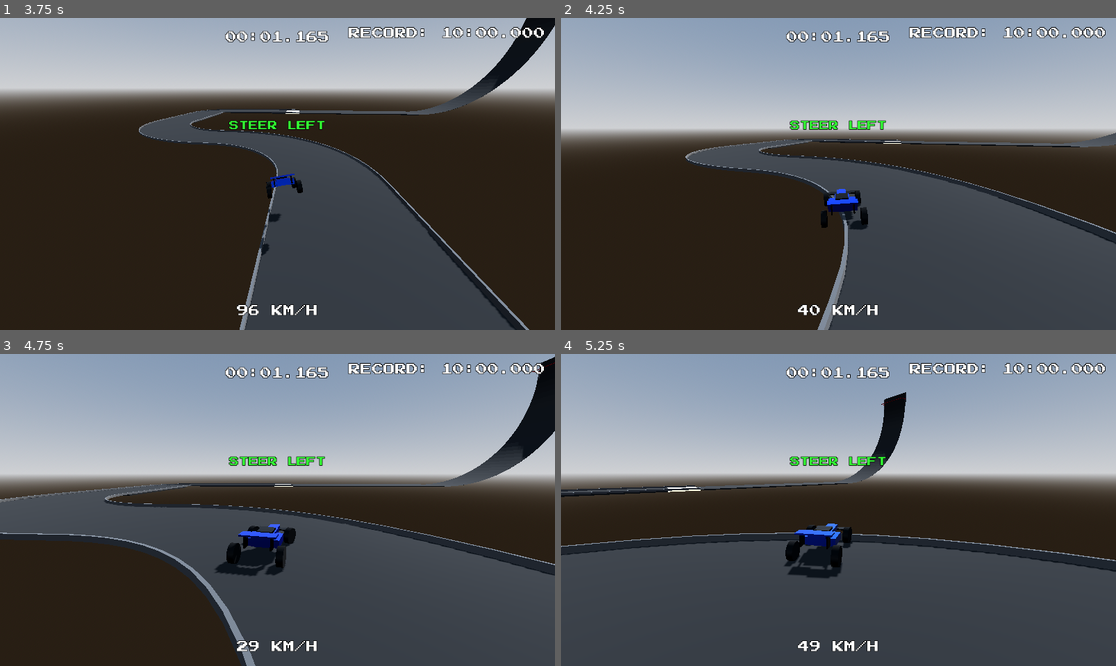
Above: before the commit, frames 1-4 (two rows, left to right).
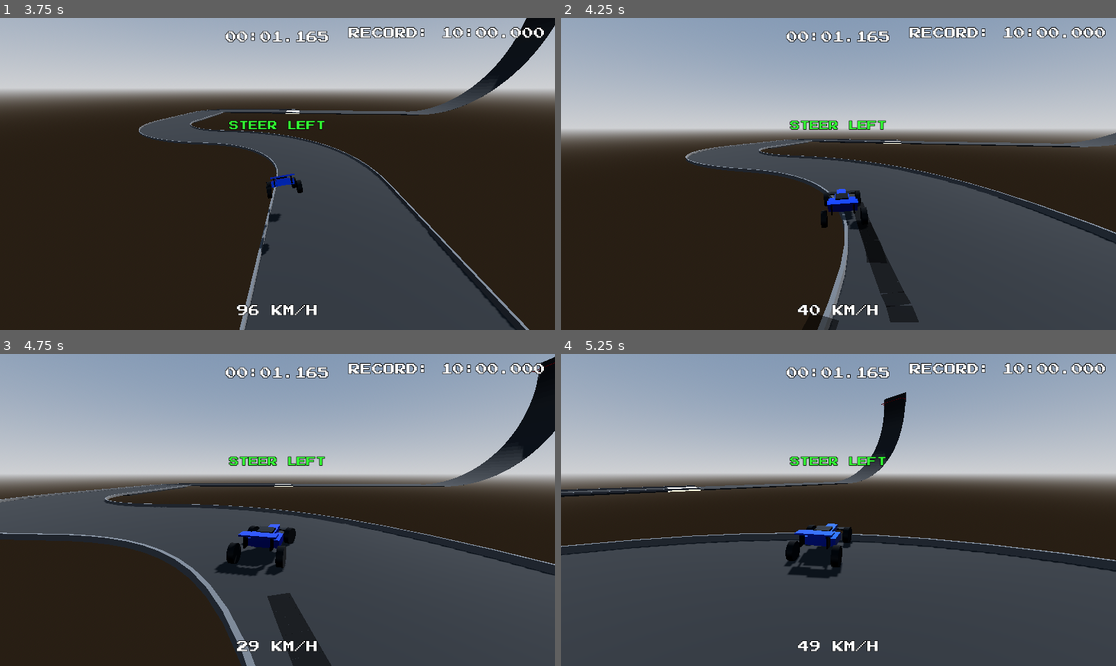
Above: after the commit, the same moments.

Repository: JosePedroDias/godot-trial-maniac
Game: Godot game, scene res://scenes/track1.tscn
The game is run twice, just before and just after one commit, with the same random seed, the same clock (stepped at 60 frames per second) and the same inputs.
Inputs:
- Up to frame 1 (3.75 s): hold Up (ui_up) 0.53-2.03 s; tap 2 (next_track) at 0.6 s; tap 1 at 1.35 s; hold 3 2.03-2.78 s; hold Left (ui_left) 2.03-3.53 s; tap 4 at 2.85 s; hold Down (ui_down) from 3.53 s (still down); hold 0 from 3.53 s (still down)
- Up to frame 2 (4.25 s): keep holding Down (ui_down); keep holding 0
- Up to frame 3 (4.75 s): release Down (ui_down) at 4.28 s; release 0 at 4.28 s; hold Right (ui_right) from 4.28 s (still down); tap 2 (next_track) at 4.35 s
- Up to frame 4 (5.25 s): release Right (ui_right) at 5.03 s; hold Up (ui_up) from 5.03 s (still down); hold 1 from 5.03 s (still down)

Frame 1 is identical in both runs. In frame 2, 1.4% of the frame differs, in the area x 46-65%, y 59-100%; in frame 3, 1.2%; in frame 4, nothing differs.

Commit message:
skidmarks

Diff:
--- a/scripts/car_controller.gd
+++ b/scripts/car_controller.gd
@@ -32,7 +32,7 @@
 var collision_player: AudioStreamPlayer3D
 
 var engine_rpm: float = 0.0
-var current_gear: int = 1
+var trails = []
 
 func _ready():
 	# Set up physics for collision detection
@@ -133,6 +133,14 @@
 	collision_player.stream = coll_stream
 	collision_player.unit_size = 20.0
 
+	# Set up trails
+	for i in range(4):
+		var trail = MeshInstance3D.new()
+		trail.set_script(load("res://scripts/trail_renderer.gd"))
+		# Add to scene root so they don't inherit car's transform/scale
+		get_tree().current_scene.add_child.call_deferred(trail)
+		trails.append(trail)
+
 func _physics_process(delta):
 	var gm = get_node_or_null("/root/GameManager")
 	var sfx_enabled = gm.sfx_enabled if gm else true
@@ -213,6 +221,7 @@
 	for i in range(raycasts.size()):
 		var ray = raycasts[i]
 		var wheel = wheels[i]
+		var trail = trails[i]
 
 		wheel.position.x = ray.position.x
 		wheel.position.z = ray.position.z
@@ -250,7 +259,7 @@
 				# 2. Driving
 				var wheel_basis = ray.global_basis
 				if i < 2:
-					var steer_speed_factor = exp(-speed_cur / 35.0) # Exponential drop-off
+					var steer_speed_factor = exp(-speed_cur / 35.0)
 					var effective_steer = steering_input * deg_to_rad(steering_angle) * steer_speed_factor
 					wheel_basis = wheel_basis.rotated(global_basis.y, effective_steer)
 
@@ -268,6 +277,10 @@
 
 				wheel.global_position = hit_point + hit_normal * wheel_radius
 				wheel.global_basis = wheel_basis.rotated(wheel_basis.z, PI/2.0)
+
+				# Trails: Only when braking or skidding
+				if is_braking or is_skidding:
+					trail.add_point(hit_point, hit_normal)
 			else:
 				wheel.position.y = -suspension_rest_dist
 		else:
@@ -284,16 +297,10 @@
 
 func _update_engine_audio(delta, speed_kmh):
 	var throttle = abs(engine_input)
-
-	# Direct linear mapping from speed to RPM (0 to 200 km/h range)
 	var target_rpm = clamp(speed_kmh / 200.0, 0.0, 1.0)
-
-	# Smooth RPM transition
 	engine_rpm = lerp(engine_rpm, target_rpm, 10.0 * delta)
-
 	engine_player.rpm = engine_rpm
 	engine_player.throttle = throttle
-	# Keep the volume scaling based on speed for realism
 	engine_player.volume_db = -10 + clamp(speed_kmh / 20.0, 0, 10)
 
 func _check_track_block(block):
--- /dev/null
+++ b/scripts/trail_renderer.gd
@@ -0,0 +1,92 @@
+extends MeshInstance3D
+
+@export var max_points: int = 1000
+@export var trail_width: float = 0.5
+@export var lifetime: float = 1.0
+
+var points = [] # Array of {pos, normal, time}
+var min_dist: float = 0.1
+
+func _ready():
+	mesh = ImmediateMesh.new()
+	top_level = true
+	cast_shadow = GeometryInstance3D.SHADOW_CASTING_SETTING_OFF
+
+	var mat = StandardMaterial3D.new()
+	mat.shading_mode = StandardMaterial3D.SHADING_MODE_UNSHADED
+	mat.albedo_color = Color(0, 0, 0, 0.5) # Lower alpha
+	mat.transparency = StandardMaterial3D.TRANSPARENCY_ALPHA
+	mat.cull_mode = StandardMaterial3D.CULL_BACK # Re-enable standard culling
+	mat.no_depth_test = false # Re-enable depth test for proper integration
+	material_override = mat
+
+	extra_cull_margin = 100.0
+
+func _process(_delta):
+	var current_time = Time.get_ticks_msec() / 1000.0
+	while points.size() > 0 and current_time - points[0].time > lifetime:
+		points.remove_at(0)
+
+	_update_mesh()
+
+func add_point(pos: Vector3, normal: Vector3):
+	var current_time = Time.get_ticks_msec() / 1000.0
+
+	if points.size() > 0:
+		if pos.distance_to(points[-1].pos) < min_dist:
+			return
+
+	points.append({
+		"pos": pos + normal * 0.05, # 5cm offset
+		"normal": normal,
+		"time": current_time
+	})
+
+	if points.size() > max_points:
+		points.remove_at(0)
+
+func _update_mesh():
+	var imm = mesh as ImmediateMesh
+	imm.clear_surfaces()
+
+	if points.size() < 2:
+		return
+
+	imm.surface_begin(Mesh.PRIMITIVE_TRIANGLES)
+
+	var current_time = Time.get_ticks_msec() / 1000.0
+
+	for i in range(points.size() - 1):
+		var p1 = points[i]
+		var p2 = points[i + 1]
+
+		var dir = (p2.pos - p1.pos).normalized()
+		var side1 = dir.cross(p1.normal).normalized() * (trail_width * 0.5)
+		var side2 = dir.cross(p2.normal).normalized() * (trail_width * 0.5)
+
+		var alpha1 = clamp(1.0 - (current_time - p1.time) / lifetime, 0.0, 1.0)
+		var alpha2 = clamp(1.0 - (current_time - p2.time) / lifetime, 0.0, 1.0)
+
+		var v1 = p1.pos - side1
+		var v2 = p1.pos + side1
+		var v3 = p2.pos - side2
+		var v4 = p2.pos + side2
+
+		# Quad faces (winding for CULL_BACK)
+		# Face 1 (Clockwise)
+		imm.surface_set_color(Color(0, 0, 0, 0.5 * alpha1))
+		imm.surface_add_vertex(v1)
+		imm.surface_set_color(Color(0, 0, 0, 0.5 * alpha2))
+		imm.surface_add_vertex(v3)
+		imm.surface_set_color(Color(0, 0, 0, 0.5 * alpha1))
+		imm.surface_add_vertex(v2)
+
+		# Face 2 (Clockwise)
+		imm.surface_set_color(Color(0, 0, 0, 0.5 * alpha1))
+		imm.surface_add_vertex(v2)
+		imm.surface_set_color(Color(0, 0, 0, 0.5 * alpha2))
+		imm.surface_add_vertex(v3)
+		imm.surface_set_color(Color(0, 0, 0, 0.5 * alpha2))
+		imm.surface_add_vertex(v4)
+
+	imm.surface_end()
